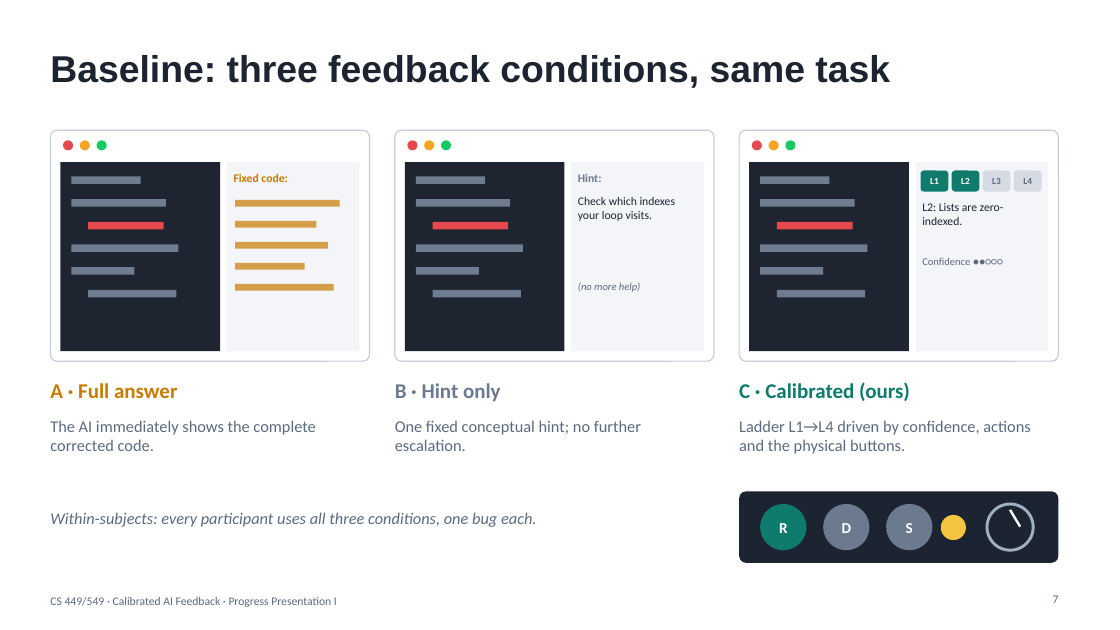
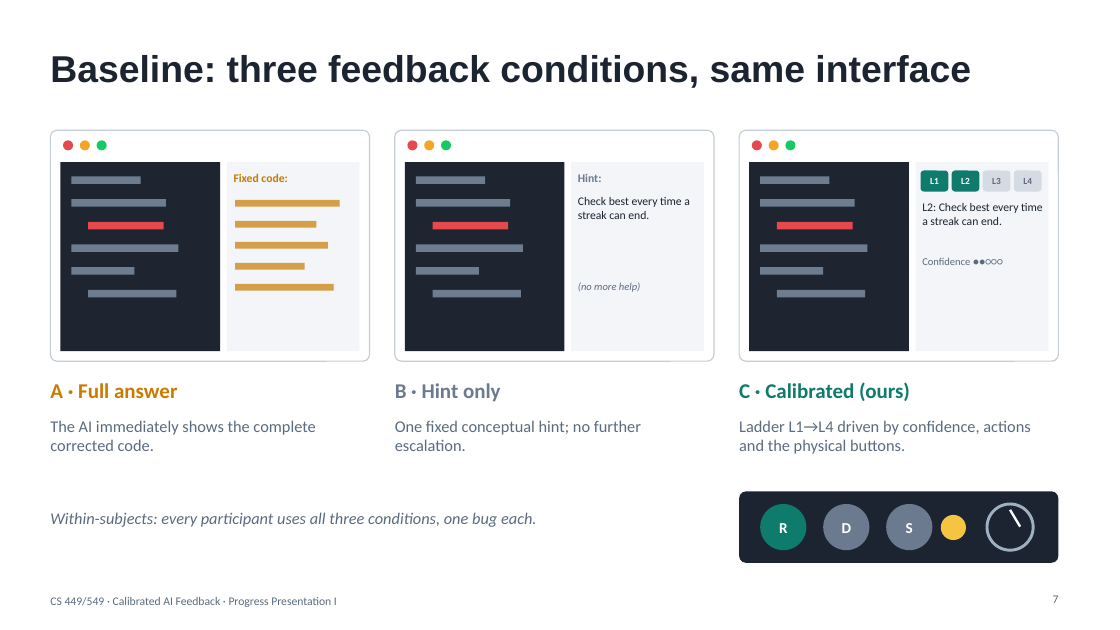
Before and after one commit to EmirC356/CS449-Project, a slide deck: slide 7 of docs/PP1_Calibrated_AI_Feedback.pptx. Drawn at 1120x630 pixels with LibreOffice and Linux fonts; fonts in the diff are those of the drawing. Boxes give left, top, right and bottom in pixels: in the first picture for what was removed or moved away, otherwise in the second. Text is boxed around its words. In the diff, an @@ line names an element or a change of style, - is before the commit and + after.

```diff
--- a/docs/PP1_Calibrated_AI_Feedback.pptx
+++ b/docs/PP1_Calibrated_AI_Feedback.pptx
@@ title at bbox=[50, 55, 971, 88]: text changed @@
-Baseline: three feedback conditions, same task
+Baseline: three feedback conditions, same interface
@@ text at bbox=[578, 197, 690, 219]: text changed @@
-Check which indexes your loop visits.
+Check best every time a streak can end.
@@ text at bbox=[922, 203, 1043, 225]: text changed @@
-L2: Lists are zero-indexed.
+L2: Check best every time a streak can end.
```
Also in this commit, not shown: 2 other slides changed.
